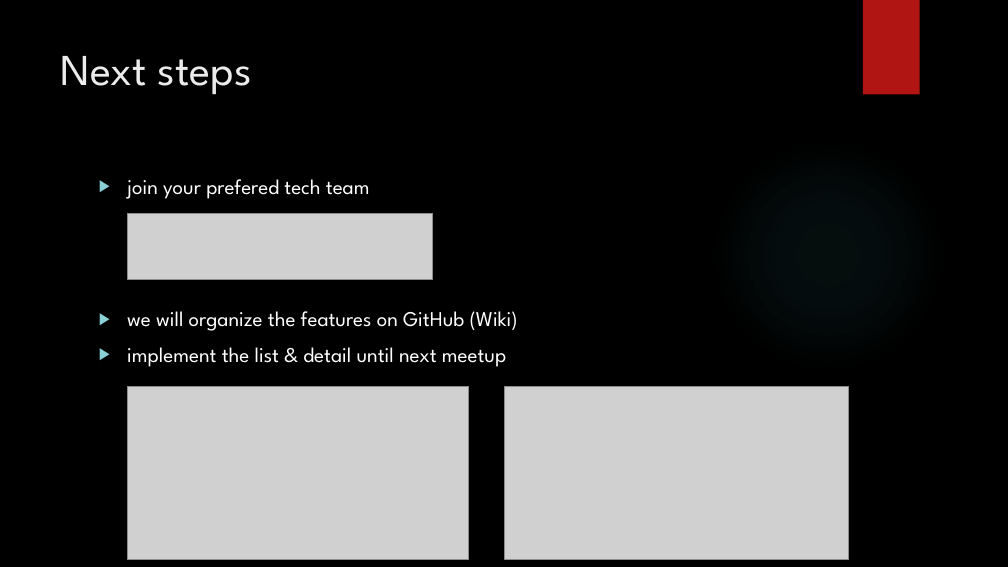
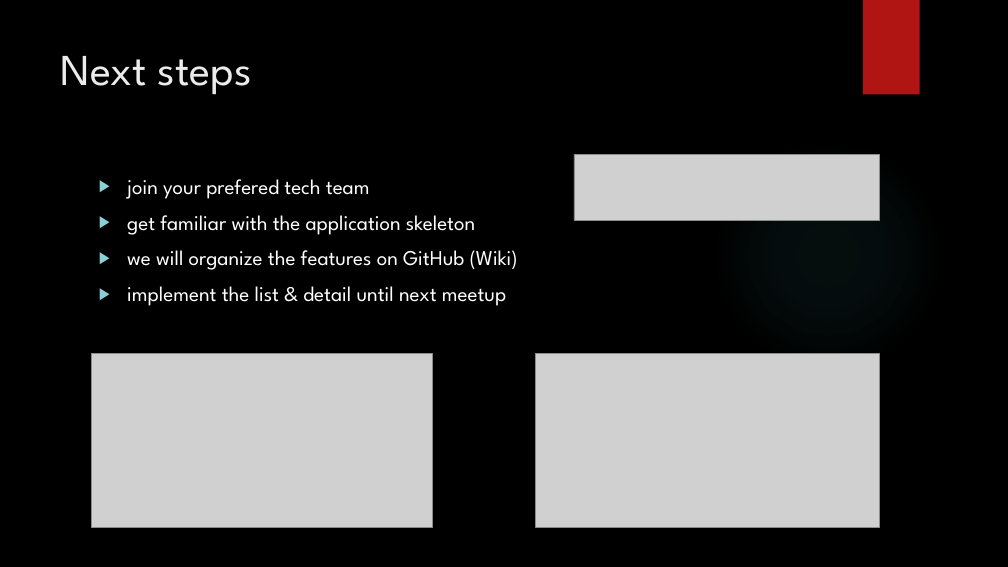
Before and after one commit to StarTrackDevelopment/TeaCup, a slide deck: slide 10 of documentation/Presentations/Mean/git and mean.pptx. Drawn at 1008x567 pixels with LibreOffice and Linux fonts; fonts in the diff are those of the drawing; grey boxes stand for pictures; background and template pictures are left out. Boxes give left, top, right and bottom in pixels: in the first picture for what was removed or moved away, otherwise in the second. Text is boxed around its words. In the diff, an @@ line names an element or a change of style, - is before the commit and + after.

```diff
--- a/documentation/Presentations/Mean/git and mean.pptx
+++ b/documentation/Presentations/Mean/git and mean.pptx
@@ picture: place and size @@
-picture at [127,213,433,280]
+picture at [574,154,879,221]
@@ text at [127,215,475,235]: paragraph added @@
+▶ get familiar with the application skeleton
@@ picture: place and size @@
-picture at [127,386,469,560]
+picture at [91,354,433,528]
@@ picture: place and size @@
-picture at [505,386,849,560]
+picture at [536,354,880,528]
```
Also in this commit, not shown: 2 other slides changed.
